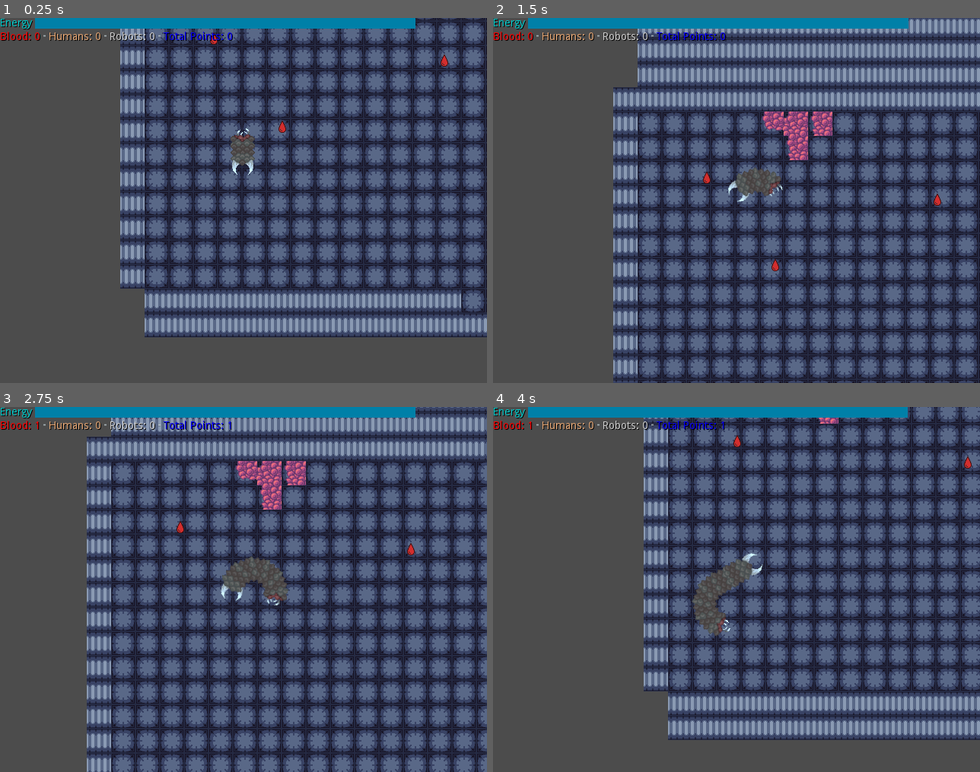
Above: before the commit, frames 1-4 (two rows, left to right).
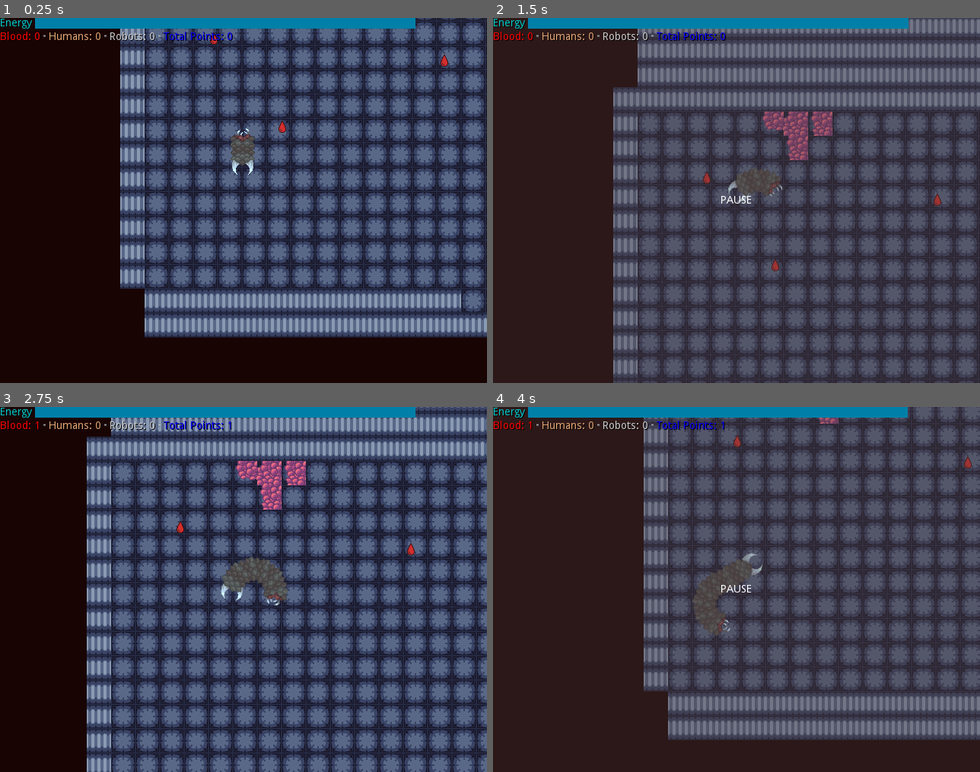
Above: after the commit, the same moments.

Repository: Ridote/LudumDare20180811RunningOutOfSpace
Game: Godot game, scene res://Entities/Main.tscn
The game is run twice, just before and just after one commit, with the same random seed, the same clock (stepped at 60 frames per second) and the same inputs.
Inputs:
- Up to frame 1 (0.25 s): no input
- Up to frame 2 (1.5 s): hold Right (ui_right) 0.53-1.28 s; hold G 0.53-1.28 s; tap Space (ui_select) at 0.77 s; tap Enter at 1.25 s; hold Down (ui_down) from 1.28 s (still down); tap G at 1.35 s
- Up to frame 3 (2.75 s): tap Space (ui_select) at 1.52 s; release Down (ui_down) at 2.03 s; hold Right (ui_right) from 2.03 s (still down); hold G from 2.03 s (still down)
- Up to frame 4 (4 s): release Right (ui_right) at 2.78 s; release G at 2.78 s; hold Up (ui_up) 2.78-3.53 s; tap G at 2.85 s; tap Space (ui_select) at 3.02, 3.5, 3.77 s; hold Left (ui_left) from 3.53 s (still down); hold G from 3.53 s (still down)

The runs differ from the first frame. In frame 1, 34% of the frame differs, in the area x 0-100%, y 0-100%; in frame 2, 51%; in frame 3, 18%; in frame 4, 58%.

Commit message:
Pause improved. Clear colour set to dark red. Cause I want and nobody will read this message. Fuck you humanity.

Diff:
--- a/Entities/Main.gd
+++ b/Entities/Main.gd
@@ -5,10 +5,17 @@
 # var b = "textvar"
 
 func _ready():
-	# Called when the node is added to the scene for the first time.
-	# Initialization here
+
 	pass
 
 func _process(delta):
 	if(Input.is_action_just_pressed("ui_select")):
 		get_tree().paused = !get_tree().paused
+	showPauseScreen(get_tree().paused)
+func showPauseScreen(value):
+	if value:
+		$Pause/CanvasModulate.show()
+		$Pause/Label.show()
+	else:
+		$Pause/CanvasModulate.hide()
+		$Pause/Label.hide()
--- a/Entities/Main.tscn
+++ b/Entities/Main.tscn
@@ -1,9 +1,10 @@
-[gd_scene load_steps=5 format=2]
+[gd_scene load_steps=6 format=2]
 
 [ext_resource path="res://Entities/Main.gd" type="Script" id=1]
-[ext_resource path="res://Maps/Map01.tscn" type="PackedScene" id=2]
-[ext_resource path="res://Entities/Player/Player.tscn" type="PackedScene" id=3]
-[ext_resource path="res://Entities/Enemies/Enemy.tscn" type="PackedScene" id=4]
+[ext_resource path="res://GUI/Pause.tscn" type="PackedScene" id=2]
+[ext_resource path="res://Maps/Map01.tscn" type="PackedScene" id=3]
+[ext_resource path="res://Entities/Player/Player.tscn" type="PackedScene" id=4]
+[ext_resource path="res://Entities/Enemies/Enemy.tscn" type="PackedScene" id=5]
 
 [node name="Main" type="Node2D"]
 
@@ -11,15 +12,17 @@
 script = ExtResource( 1 )
 _sections_unfolded = [ "Pause" ]
 
-[node name="Map1" parent="." index="0" instance=ExtResource( 2 )]
+[node name="Pause" parent="." index="0" instance=ExtResource( 2 )]
+
+[node name="Map1" parent="." index="1" instance=ExtResource( 3 )]
 
 position = Vector2( 1, -1 )
 _sections_unfolded = [ "Pause" ]
 
-[node name="Player" parent="." index="1" instance=ExtResource( 3 )]
+[node name="Player" parent="." index="2" instance=ExtResource( 4 )]
 
 position = Vector2( 130.793, 453.703 )
 
-[node name="Enemy" parent="." index="2" instance=ExtResource( 4 )]
+[node name="Enemy" parent="." index="3" instance=ExtResource( 5 )]
 
 position = Vector2( 653.646, 481.637 )
--- a/Entities/Player/Head.tscn
+++ b/Entities/Player/Head.tscn
@@ -8,7 +8,7 @@
 custom_solver_bias = 0.0
 extents = Vector2( 16, 8.87271 )
 
-[node name="Head" type="Area2D" index="0"]
+[node name="Head" type="Area2D"]
 
 input_pickable = true
 gravity_vec = Vector2( 0, 1 )
--- /dev/null
+++ b/GUI/Pause.tscn
@@ -0,0 +1,45 @@
+[gd_scene format=2]
+
+[node name="Pause" type="CanvasLayer" index="0"]
+
+layer = 1
+offset = Vector2( 0, 0 )
+rotation = 0.0
+scale = Vector2( 1, 1 )
+transform = Transform2D( 1, 0, 0, 1, 0, 0 )
+
+[node name="CanvasModulate" type="ColorRect" parent="." index="0"]
+
+anchor_left = 0.0
+anchor_top = 0.0
+anchor_right = 1.0
+anchor_bottom = 1.0
+rect_pivot_offset = Vector2( 0, 0 )
+rect_clip_content = false
+mouse_filter = 0
+mouse_default_cursor_shape = 0
+size_flags_horizontal = 1
+size_flags_vertical = 1
+color = Color( 0.296875, 0.230774, 0.230774, 0.376471 )
+_sections_unfolded = [ "Anchor", "Margin", "Z Index" ]
+
+[node name="Label" type="Label" parent="." index="1"]
+
+anchor_left = 0.5
+anchor_top = 0.5
+anchor_right = 0.5
+anchor_bottom = 0.5
+margin_left = -21.0
+margin_top = -7.0
+margin_right = 20.0
+margin_bottom = 7.0
+rect_pivot_offset = Vector2( 0, 0 )
+rect_clip_content = false
+mouse_filter = 2
+mouse_default_cursor_shape = 0
+size_flags_horizontal = 1
+size_flags_vertical = 4
+text = "PAUSE"
+percent_visible = 1.0
+lines_skipped = 0
+max_lines_visible = -1
--- a/project.godot
+++ b/project.godot
@@ -33,4 +33,5 @@
 [rendering]
 
 quality/2d/use_pixel_snap=true
+environment/default_clear_color=Color( 0.101563, 0.0174561, 0.0174561, 1 )
 environment/default_environment="res://default_env.tres"
